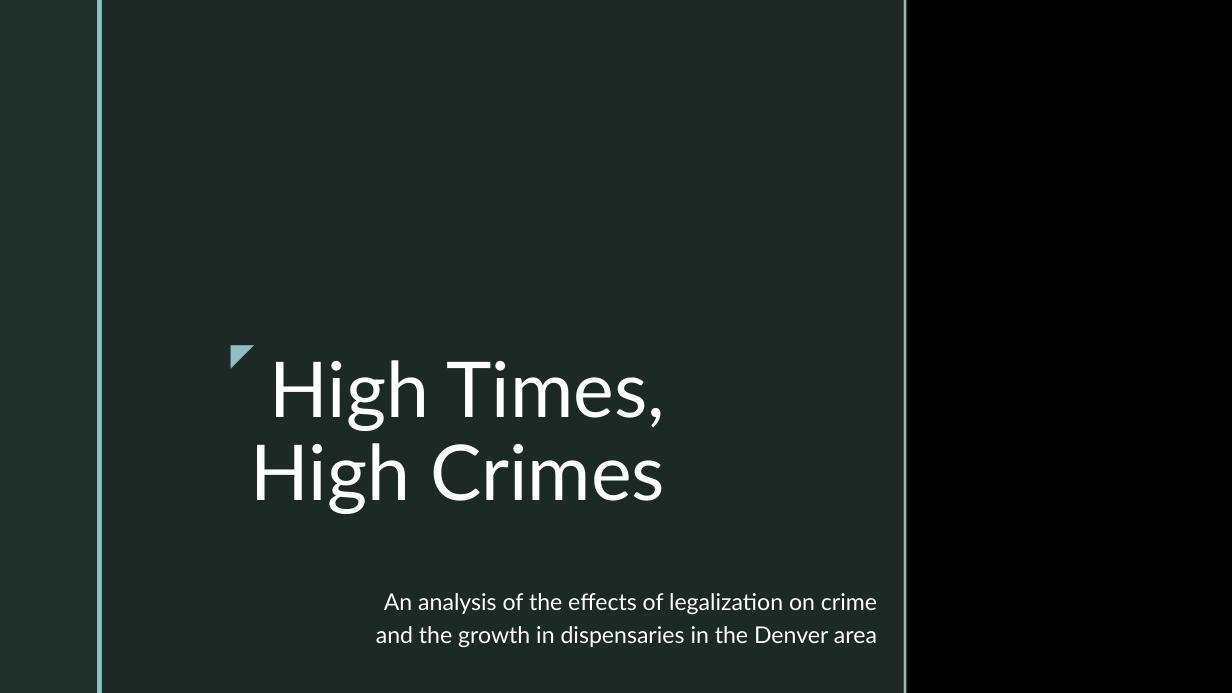
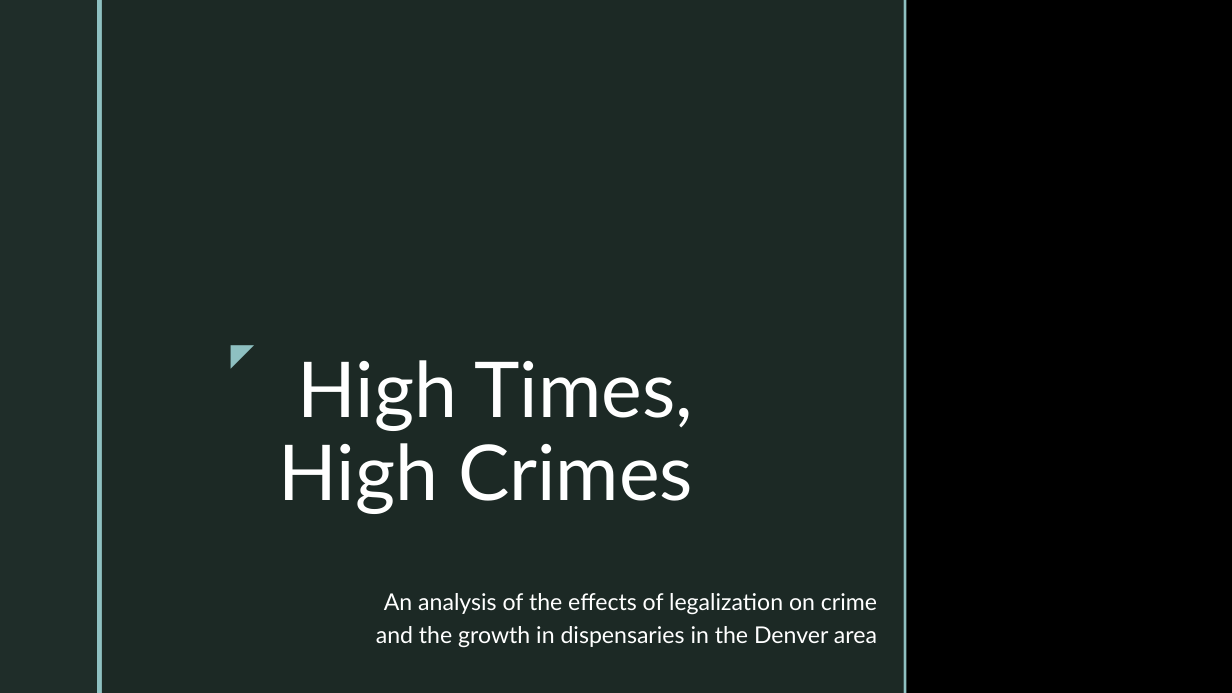
Before and after one commit to zapatos24/Mod_3_Final_Project, a slide deck: slide 1 of presentation_mod_3.pptx. Drawn at 1232x693 pixels with LibreOffice and Linux fonts; fonts in the diff are those of the drawing; background and template pictures are left out. Boxes give left, top, right and bottom in pixels: in the first picture for what was removed or moved away, otherwise in the second. Text is boxed around its words. In the diff, an @@ line names an element or a change of style, - is before the commit and + after.

```diff
--- a/presentation_mod_3.pptx
+++ b/presentation_mod_3.pptx
@@ title "High Times, High Crimes": place and size @@
-title "High Times, High Crimes" at (251, 360, 665, 514)
+title "High Times, High Crimes" at (279, 360, 693, 514)
```
Also in this commit, not shown: 5 other slides changed, 1 other file.
